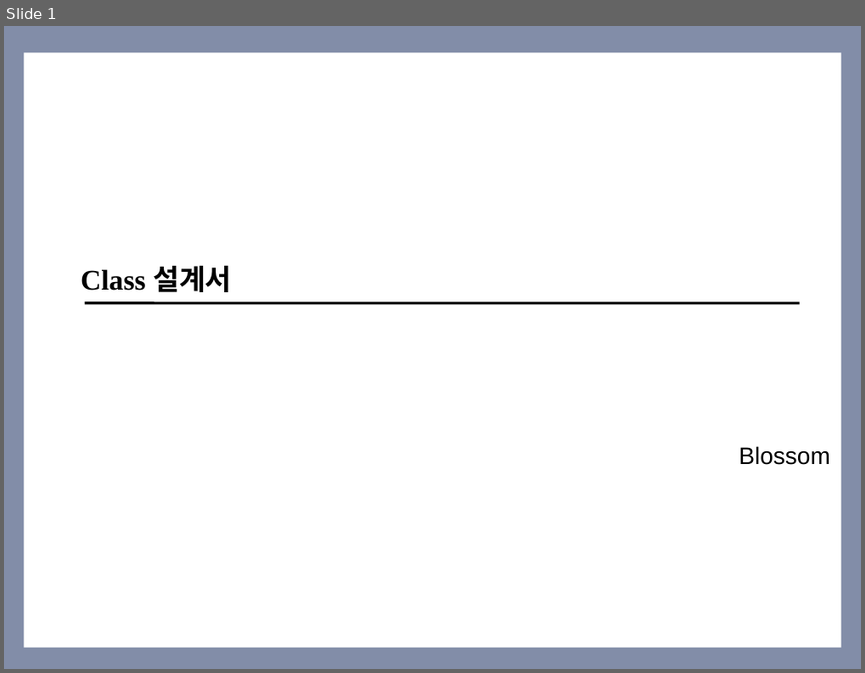
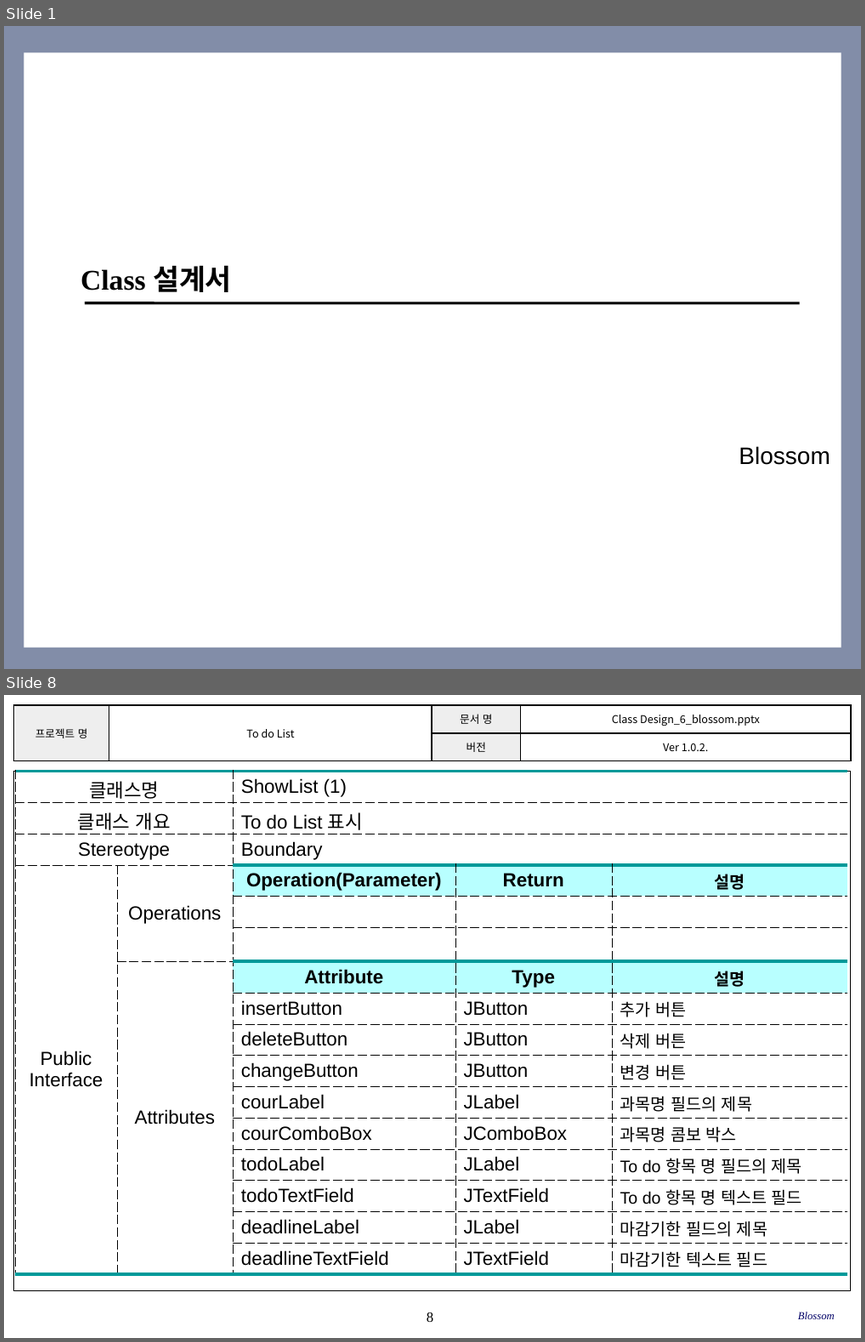
Before and after one commit to SE-admin/SE2017_6_blossom, a slide deck: doc/3_ 설계서/Class Design_6_blossom.pptx. Shown one above the other, each under a label of ours: slide 1 before the commit, slides 1 and 8 after it; the slides between them are not shown. The pictures are 865x673 and 865x1342 pixels, drawn with LibreOffice and Linux fonts; fonts in the diff are those of the drawing; background and template pictures are left out. Boxes give left, top, right and bottom in pixels: in the first picture for what was removed or moved away, otherwise in the second. Text is boxed around its words. In the diff, an @@ line names an element or a change of style, - is before the commit and + after.

Commit message:
2017 - 05 - 25	Ver 1.0.2	StartLogin, RegistCourse, ShowList 클래스 추가	임현

```diff
--- a/doc/3_ 설계서/Class Design_6_blossom.pptx
+++ b/doc/3_ 설계서/Class Design_6_blossom.pptx
@@ slide 8 added at (4,695,861,1338), background #FFFFFF @@
@@ table added at (13,705,851,802), 2 rows, 4 columns @@
+프로젝트 명 | To do List | 문서 명 | Class Design_6_blossom.pptx
+ |  | 버전 | Ver 1.0.2.
@@ rectangle added at (13,771,851,1291), outline #000000 0.75 pt @@
@@ table added at (15,771,847,1273), 16 rows, 5 columns @@
+클래스명 |  | ShowList (1) |  | 
+클래스 개요 |  | To do List 표시 |  | 
+Stereotype |  | Boundary |  | 
+Public / Interface | Operations | Operation(Parameter) | Return | 설명
+ |  |  |  | 
+ |  |  |  | 
+ | Attributes | Attribute | Type | 설명
+ |  | insertButton | JButton | 추가 버튼
+ |  | deleteButton | JButton | 삭제 버튼
+ |  | changeButton | JButton | 변경 버튼
+ |  | courLabel | JLabel | 과목명 필드의 제목
+ |  | courComboBox | JComboBox | 과목명 콤보 박스
+ |  | todoLabel | JLabel | To do 항목 명 필드의 제목
+ |  | todoTextField | JTextField | To do 항목 명 텍스트 필드
+ |  | deadlineLabel | JLabel | 마감기한 필드의 제목
+ |  | deadlineTextField | JTextField | 마감기한 텍스트 필드
@@ page number added at (426,1312,433,1321), 12 pt, text #000000 @@
+8
@@ text added at (798,1311,834,1319), 9 pt, text #000066, italic @@
+Blossom
```
Also in this commit, not shown: 2 slides changed, 5 other slides added.
